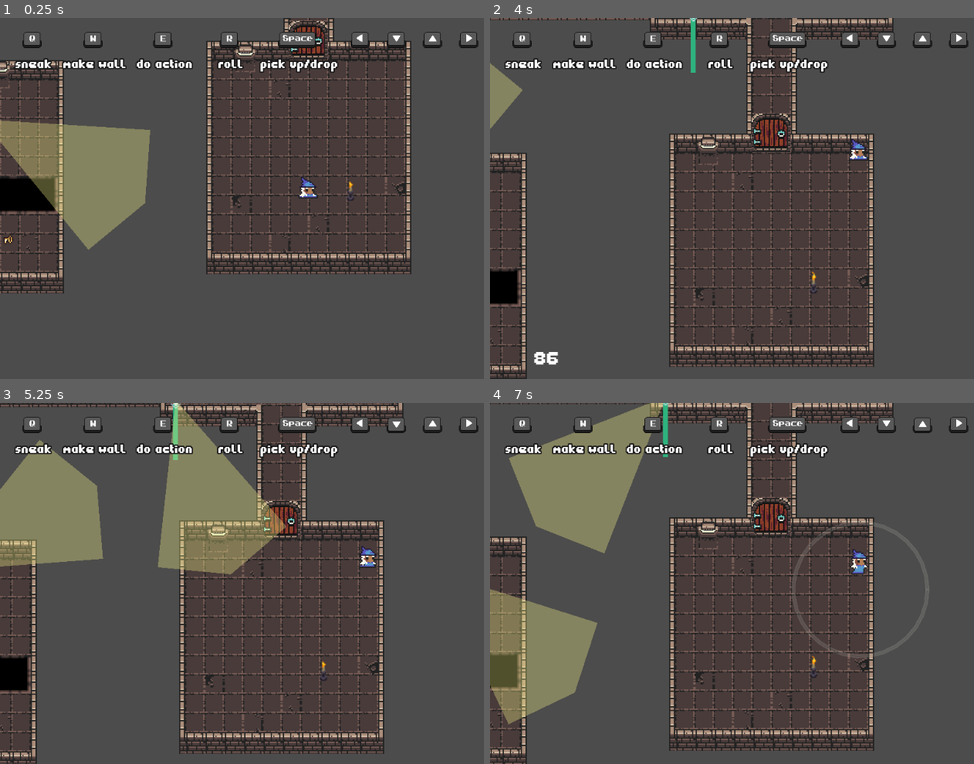
Above: before the commit, frames 1-4 (two rows, left to right).
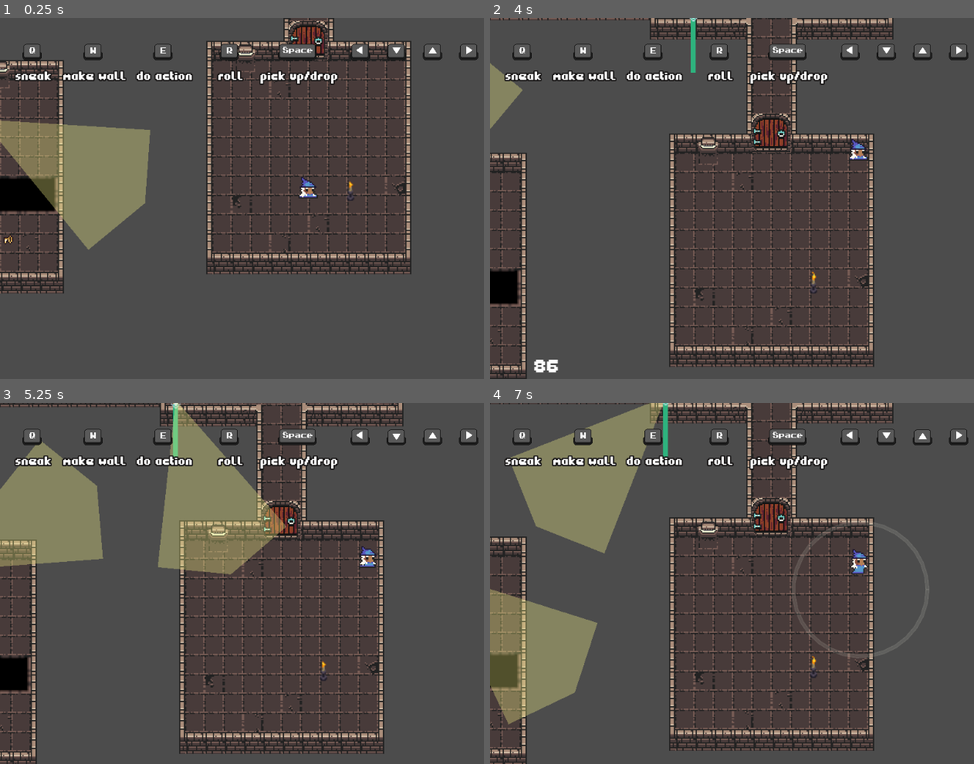
Above: after the commit, the same moments.

Repository: BadInheritance/ld46_souls_afire
Game: Godot game, scene res://scenes/Main.tscn
The game is run twice, just before and just after one commit, with the same random seed, the same clock (stepped at 60 frames per second) and the same inputs.
Inputs:
- Up to frame 1 (0.25 s): no input
- Up to frame 2 (4 s): hold Right (player_right) 0.53-1.28 s; tap one key every 0.75 s from 0.6 s: E (player_action) W (player_create_wall) Space (player_pickup_toggle) R (player_roll); hold Down (player_down) 1.28-2.03 s; hold Right (player_right) 2.03-2.78 s; hold Up (player_up) 2.78-3.53 s; hold 1 (debug_show_candle_time_left) from 3.53 s (still down); hold Shift (player_run) from 3.53 s (still down)
- Up to frame 3 (5.25 s): release Shift (player_run) at 4.28 s; tap Q (player_sneak) at 4.35 s; release 1 (debug_show_candle_time_left) at 5.03 s; hold Down (player_down) from 5.03 s (still down); tap E (player_action) at 5.1 s
- Up to frame 4 (7 s): release Down (player_down) at 5.78 s; hold Right (player_right) 5.78-6.53 s; tap W (player_create_wall) at 5.85 s; hold Up (player_up) from 6.53 s (still down); tap Space (player_pickup_toggle) at 6.6 s

The runs differ from the first frame. In frame 1, 4.0% of the frame differs, in the area x 2-99%, y 3-19%; in frame 2, 4.3%; in frame 3, 4.2%; in frame 4, 4.3%, in the area x 3-99%, y 3-19%.

Commit message:
lower buttons

Diff:
--- a/scenes/HUD.tscn
+++ b/scenes/HUD.tscn
@@ -260,13 +260,13 @@
 
 [node name="HBoxContainer3" type="HBoxContainer" parent="VBoxContainer"]
 margin_right = 1004.0
-margin_bottom = 20.0
-rect_min_size = Vector2( 0, 20 )
+margin_bottom = 40.0
+rect_min_size = Vector2( 0, 40 )
 
 [node name="HBoxContainer2" type="HBoxContainer" parent="VBoxContainer"]
-margin_top = 24.0
+margin_top = 44.0
 margin_right = 1004.0
-margin_bottom = 104.0
+margin_bottom = 124.0
 
 [node name="buttons_gui" type="HBoxContainer" parent="VBoxContainer/HBoxContainer2"]
 margin_right = 804.0
@@ -445,7 +445,7 @@
 scancode = 16777233
 
 [node name="HBoxContainer" type="HBoxContainer" parent="VBoxContainer"]
-margin_top = 108.0
+margin_top = 128.0
 margin_right = 1004.0
 margin_bottom = 580.0
 size_flags_horizontal = 3
@@ -457,7 +457,7 @@
 
 [node name="VBoxContainer2" type="VBoxContainer" parent="VBoxContainer/HBoxContainer"]
 margin_right = 60.0
-margin_bottom = 472.0
+margin_bottom = 452.0
 rect_min_size = Vector2( 60, 20 )
 size_flags_horizontal = 5
 size_flags_vertical = 3
@@ -465,7 +465,7 @@
 [node name="VBoxContainer3" type="VBoxContainer" parent="VBoxContainer/HBoxContainer"]
 margin_left = 62.0
 margin_right = 902.0
-margin_bottom = 472.0
+margin_bottom = 452.0
 size_flags_horizontal = 7
 size_flags_vertical = 7
 
@@ -500,12 +500,12 @@
 [node name="HBoxContainer3" type="HBoxContainer" parent="VBoxContainer/HBoxContainer/VBoxContainer3"]
 margin_top = 428.0
 margin_right = 840.0
-margin_bottom = 472.0
+margin_bottom = 452.0
 size_flags_horizontal = 3
 size_flags_vertical = 3
 
 [node name="HBoxContainer" type="HBoxContainer" parent="VBoxContainer/HBoxContainer/VBoxContainer3/HBoxContainer3"]
-margin_bottom = 44.0
+margin_bottom = 24.0
 
 [node name="hud_candle_time_left" type="Label" parent="VBoxContainer/HBoxContainer/VBoxContainer3/HBoxContainer3/HBoxContainer"]
 visible = false
@@ -518,7 +518,7 @@
 [node name="VBoxContainer" type="VBoxContainer" parent="VBoxContainer/HBoxContainer"]
 margin_left = 904.0
 margin_right = 1004.0
-margin_bottom = 472.0
+margin_bottom = 452.0
 rect_min_size = Vector2( 60, 300 )
 size_flags_horizontal = 0
 __meta__ = {
@@ -527,14 +527,14 @@
 
 [node name="HBoxContainer" type="HBoxContainer" parent="VBoxContainer/HBoxContainer/VBoxContainer"]
 margin_right = 100.0
-margin_bottom = 338.0
+margin_bottom = 318.0
 size_flags_horizontal = 3
 size_flags_vertical = 3
 
 [node name="HBoxContainer2" type="HBoxContainer" parent="VBoxContainer/HBoxContainer/VBoxContainer"]
-margin_top = 342.0
+margin_top = 322.0
 margin_right = 100.0
-margin_bottom = 472.0
+margin_bottom = 452.0
 size_flags_horizontal = 3
 
 [node name="Control" type="Control" parent="VBoxContainer/HBoxContainer/VBoxContainer/HBoxContainer2"]
@@ -564,7 +564,6 @@
 [node name="Flame" type="AnimatedSprite" parent="VBoxContainer/HBoxContainer/VBoxContainer/HBoxContainer2/Control/Candle/CandleTop"]
 position = Vector2( 0, 5.04198 )
 frames = SubResource( 28 )
-frame = 2
 playing = true
 
 [node name="Timer" type="Timer" parent="VBoxContainer/HBoxContainer/VBoxContainer/HBoxContainer2/Control/Candle"]
